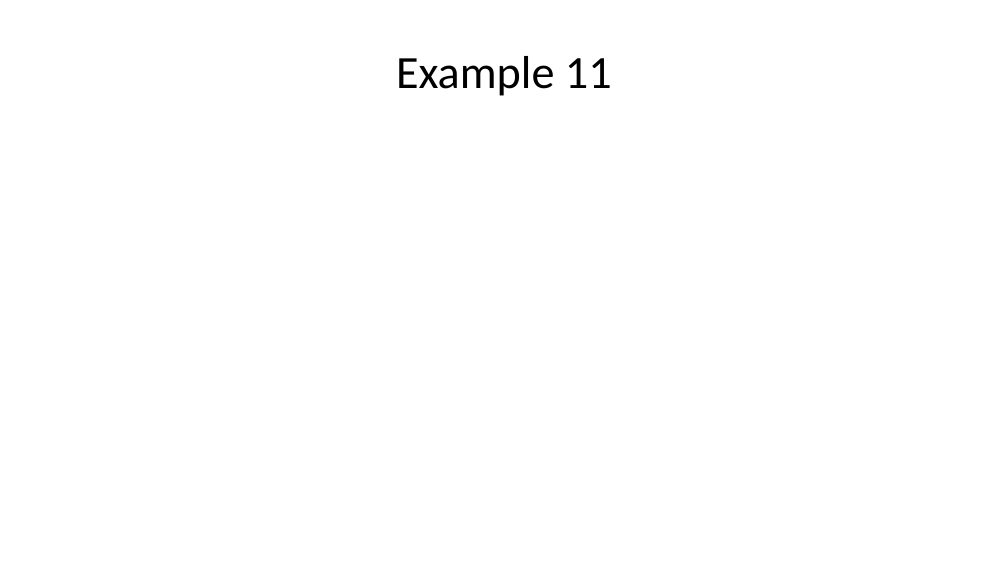
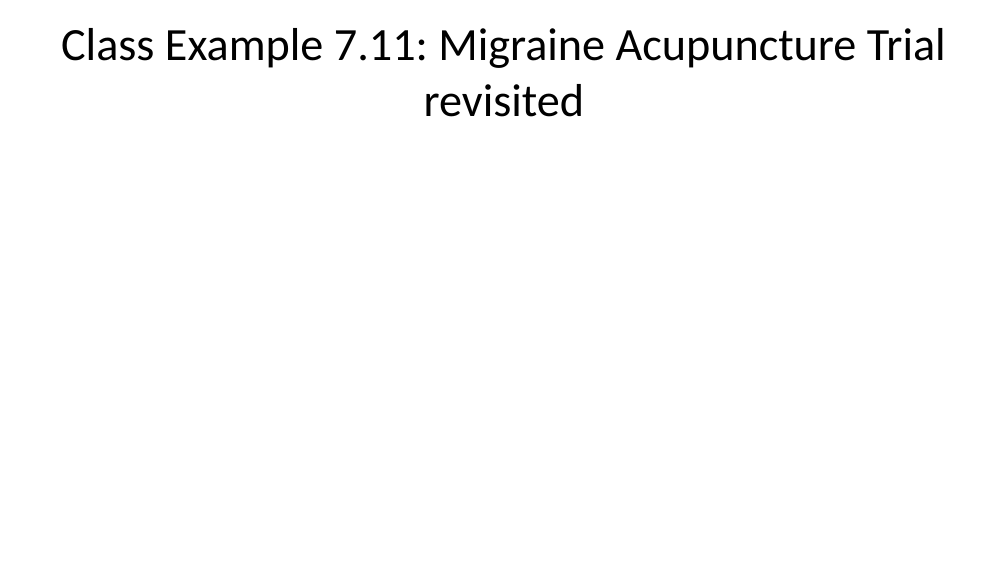
Before and after one commit to DataScienceUWL/DataScienceUWL.github.io, a slide deck: slide 25 of STAT145/resources-2027/randomization/slides.pptx (slide 23 before the commit). Drawn at 1008x567 pixels with LibreOffice and Linux fonts; fonts in the diff are those of the drawing. Boxes give left, top, right and bottom in pixels: in the first picture for what was removed or moved away, otherwise in the second. Text is boxed around its words. In the diff, an @@ line names an element or a change of style, - is before the commit and + after.

```diff
--- a/STAT145/resources-2027/randomization/slides.pptx
+++ b/STAT145/resources-2027/randomization/slides.pptx
@@ title at (61,28,946,117): text changed @@
-Example 11
+Class Example 7.11: Migraine Acupuncture Trial revisited
```
Also in this commit, not shown: 13 other slides changed, 3 slides added, 3 slides removed, 12 other files.
